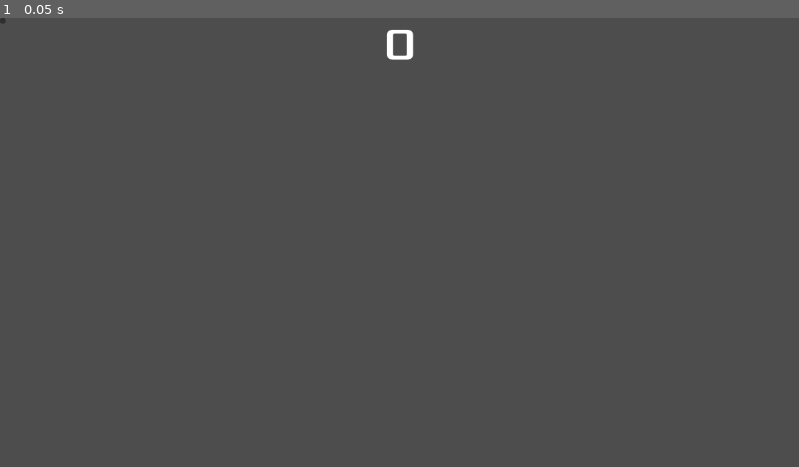
Above: before the commit, frame 1.
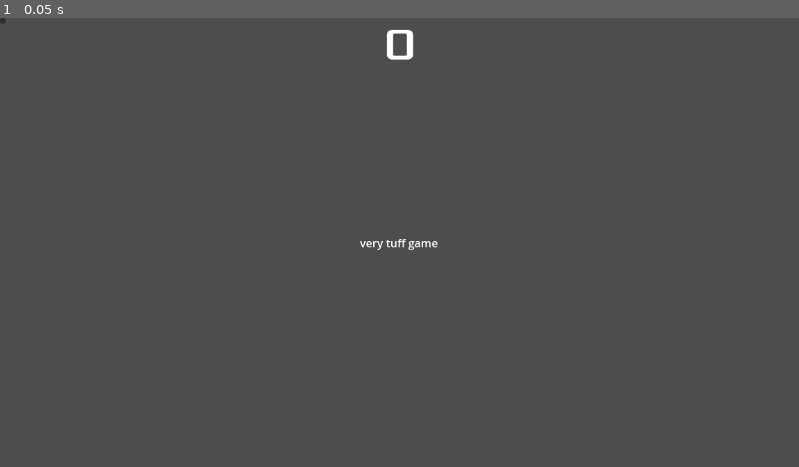
Above: after the commit, the same moment.

Repository: TitledGames/Microwave-Man
Game: Godot game, scene res://hud.tscn
Same seed, same stepped clock (60 frames per second), same inputs: the game is played once before the commit and once after it. This scene is started directly instead of the project's main scene.
Inputs:
- Up to frame 1 (0.05 s): no input

The runs differ from the first frame. In frame 1, 0.1% of the frame differs, in the area x 45-55%, y 49-52%.

Commit message:
tuff game am i right lol

Diff:
--- a/hud.tscn
+++ b/hud.tscn
@@ -18,8 +18,21 @@
 horizontal_alignment = 1
 
 [node name="Message" type="Label" parent="."]
-offset_right = 40.0
-offset_bottom = 23.0
+anchors_preset = 8
+anchor_left = 0.5
+anchor_top = 0.5
+anchor_right = 0.5
+anchor_bottom = 0.5
+offset_left = -240.0
+offset_top = -37.5
+offset_right = 240.0
+offset_bottom = 37.5
+grow_horizontal = 2
+grow_vertical = 2
+text = "very tuff game"
+horizontal_alignment = 1
+vertical_alignment = 1
+autowrap_mode = 2
 
 [node name="StartButton" type="Button" parent="."]
 offset_right = 8.0
